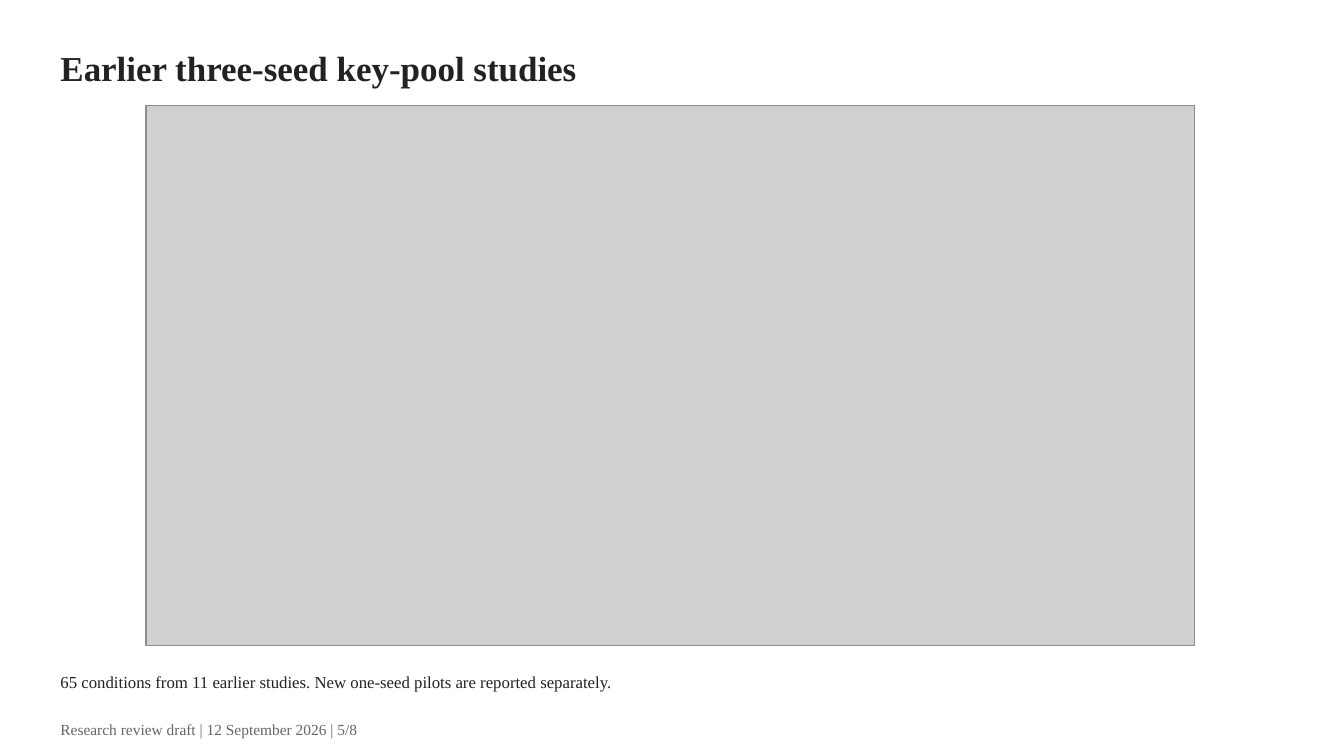
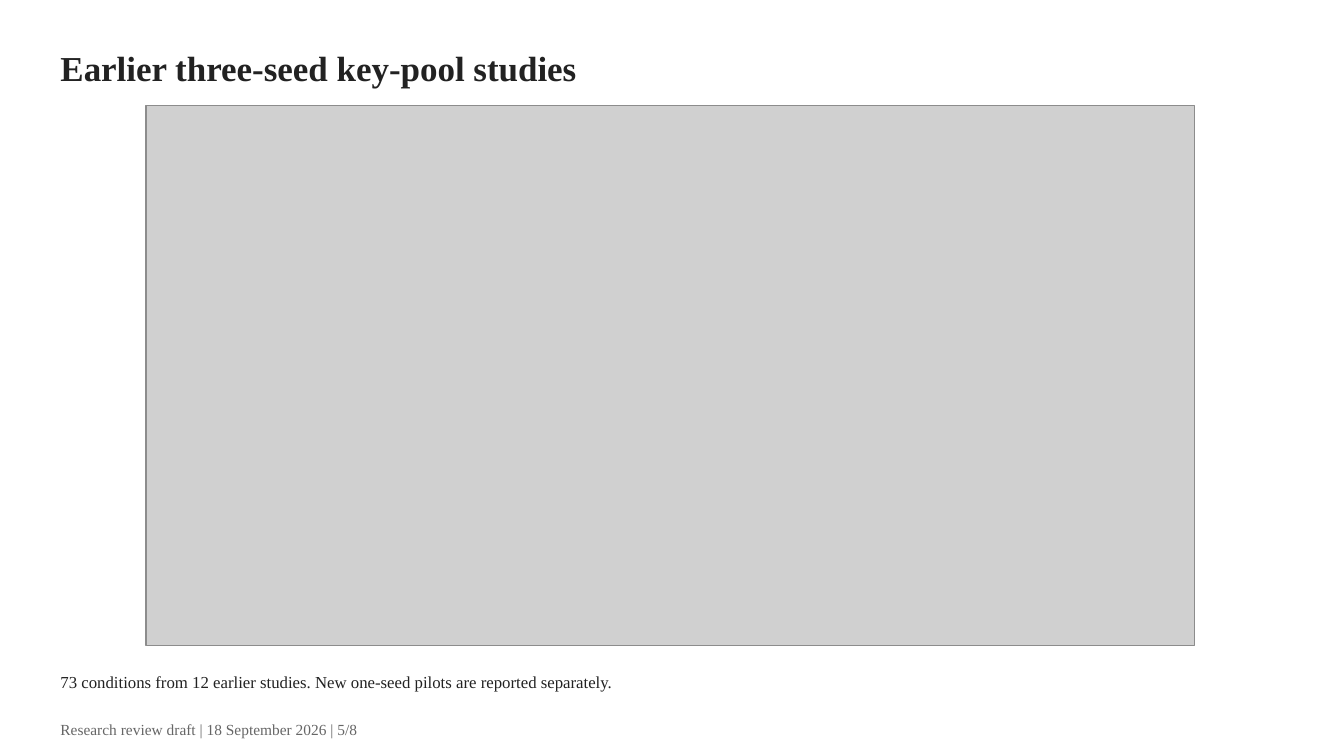
Before and after one commit to gigioneggiando/biometric-template-leakage, a slide deck: slide 5 of reports/slides/research_review.pptx. Drawn at 1344x756 pixels with LibreOffice and Linux fonts; fonts in the diff are those of the drawing; grey boxes stand for pictures. Boxes give left, top, right and bottom in pixels: in the first picture for what was removed or moved away, otherwise in the second. Text is boxed around its words. In the diff, an @@ line names an element or a change of style, - is before the commit and + after.

```diff
--- a/reports/slides/research_review.pptx
+++ b/reports/slides/research_review.pptx
@@ text at (60, 676, 612, 692): text changed @@
-65 conditions from 11 earlier studies. New one-seed pilots are reported separately.
+73 conditions from 12 earlier studies. New one-seed pilots are reported separately.
@@ text at (60, 724, 357, 739): text changed @@
-Research review draft | 12 September 2026 | 5/8
+Research review draft | 18 September 2026 | 5/8
```
Also in this commit, not shown: 7 other slides changed, 49 other files.
